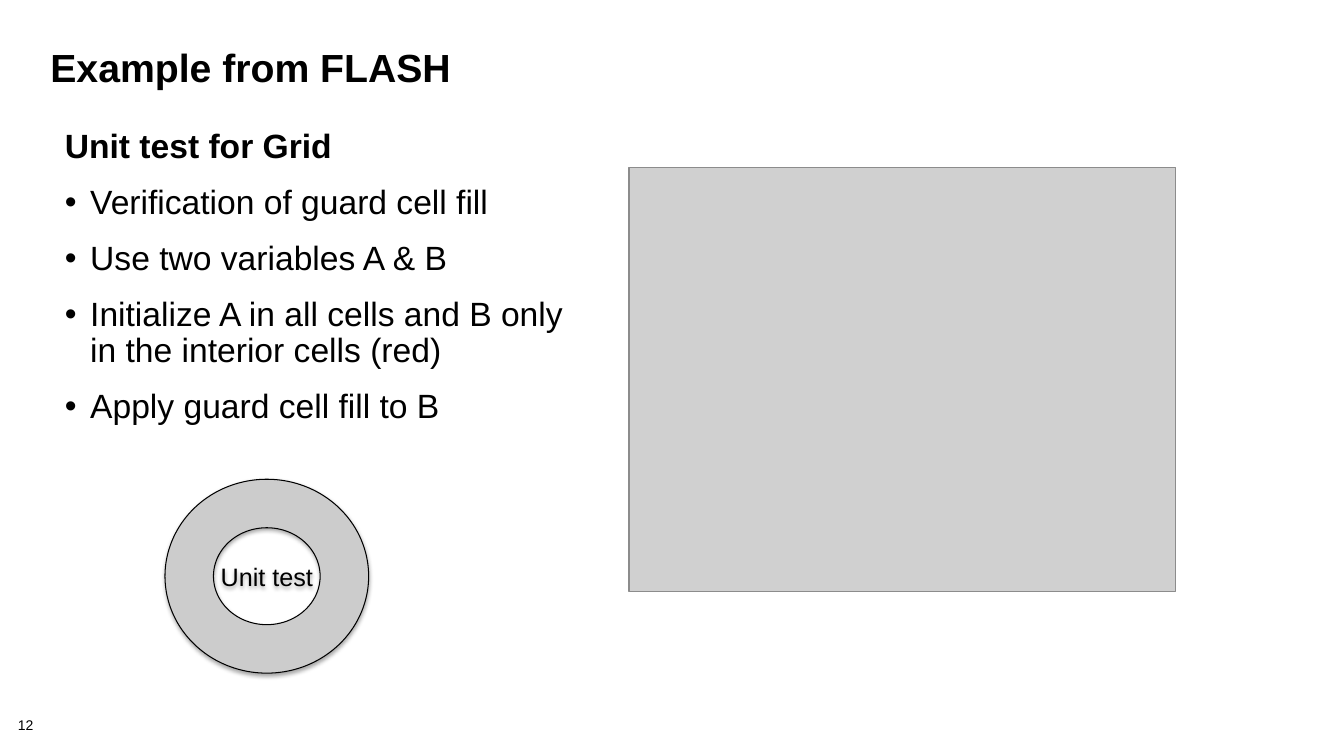
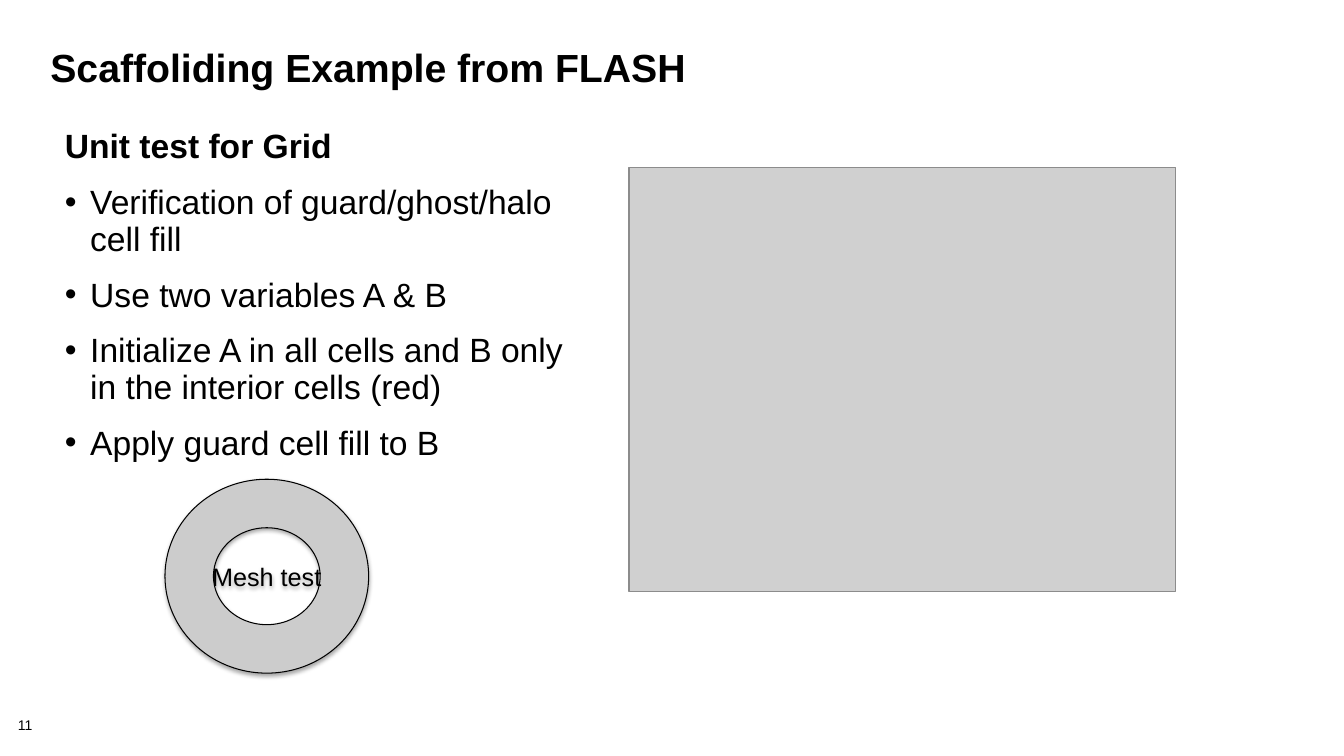
Before and after one commit to betterscientificsoftware/bssw-tutorial, a slide deck: slide 11 of presentations/05-testing.pptx (slide 12 before the commit). Drawn at 1344x756 pixels with LibreOffice and Linux fonts; fonts in the diff are those of the drawing; grey boxes stand for pictures; background and template pictures are left out. Boxes give left, top, right and bottom in pixels: in the first picture for what was removed or moved away, otherwise in the second. Text is boxed around its words. In the diff, an @@ line names an element or a change of style, - is before the commit and + after.

```diff
--- a/presentations/05-testing.pptx
+++ b/presentations/05-testing.pptx
@@ title at <box>50,53,686,90</box>: text changed @@
-Example from FLASH
+Scaffoliding Example from FLASH
@@ text at <box>90,189,551,252</box>: text changed @@
-• Verification of guard cell fill
+• Verification of guard/ghost/halo cell fill
@@ text in donut at <box>212,565,322,591</box>: text changed @@
-Unit test
+Mesh test
@@ page number at <box>18,720,33,730</box>: text changed @@
-12
+11
```
Also in this commit, not shown: 14 other slides changed, 5 slides removed, 2 other files.
